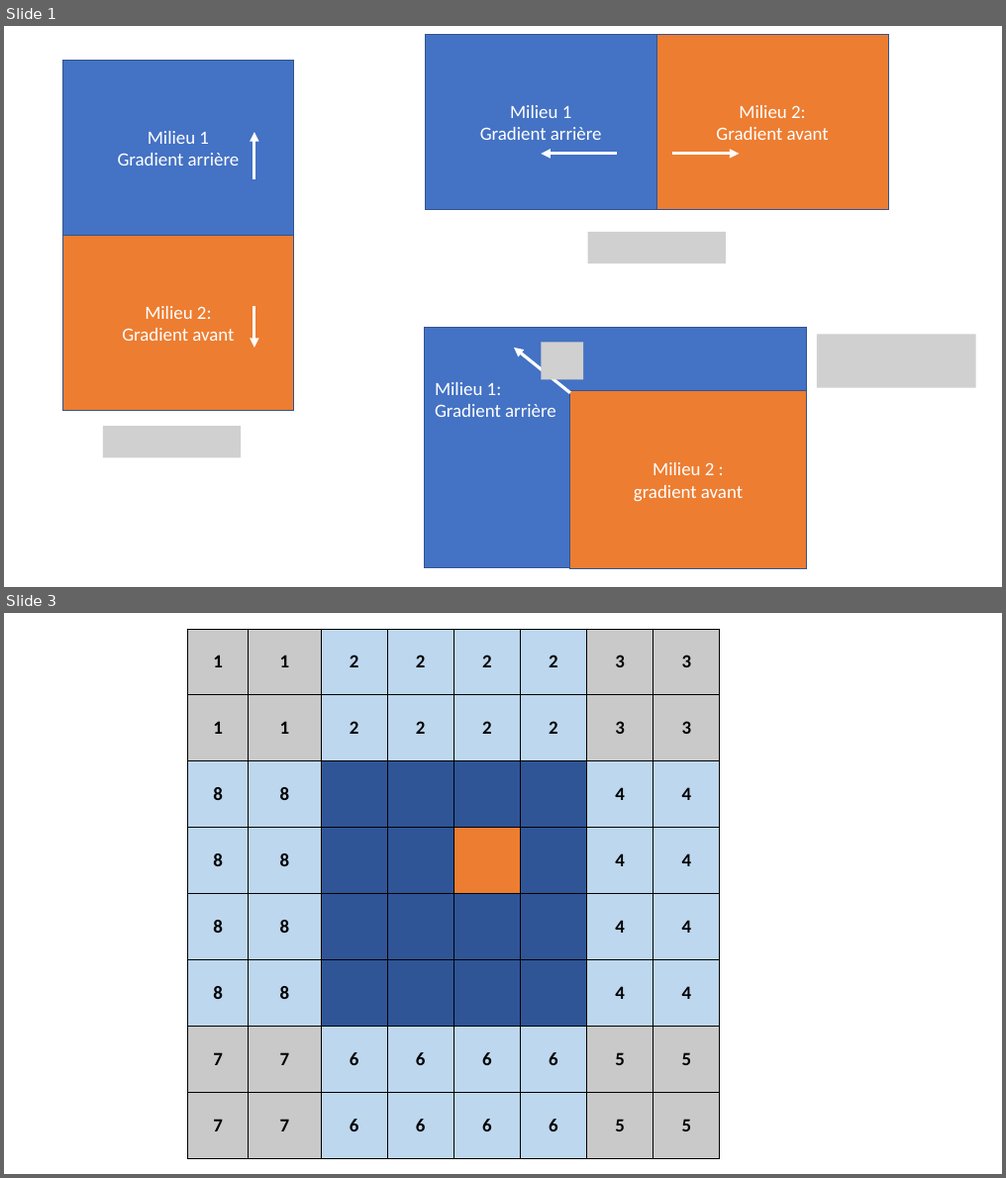
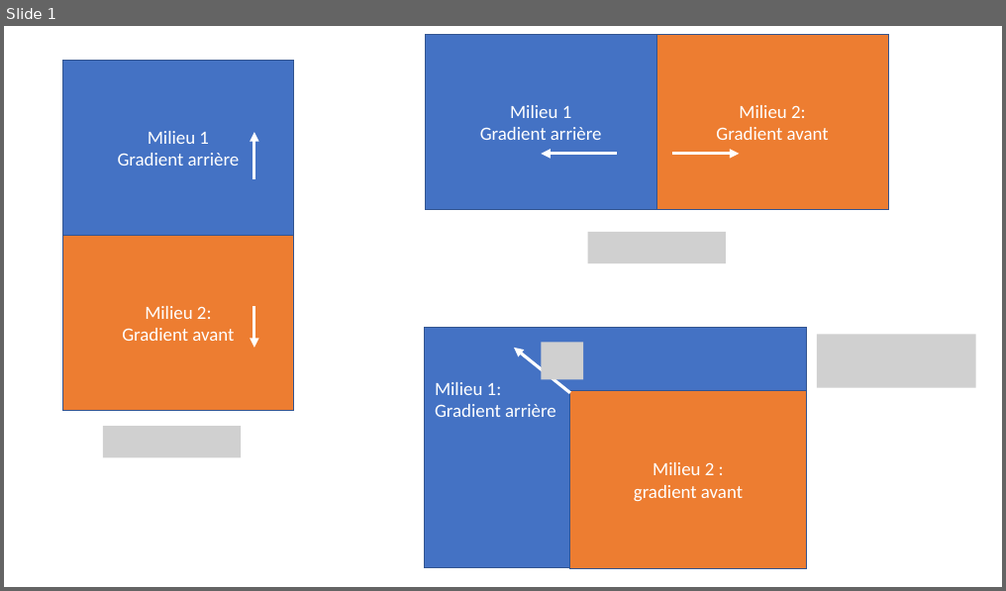
Before and after one commit to pierreluc-plt/ProjetSimulation, a slide deck: Images/Figure.pptx. Shown one above the other, each under a label of ours: slides 1 and 3 before the commit, slide 1 after it; the slides between them are not shown. The pictures are 1006x1178 and 1006x591 pixels, drawn with LibreOffice and Linux fonts; fonts in the diff are those of the drawing; grey boxes stand for pictures. Boxes give left, top, right and bottom in pixels: in the first picture for what was removed or moved away, otherwise in the second. Text is boxed around its words. In the diff, an @@ line names an element or a change of style, - is before the commit and + after.

```diff
--- a/Images/Figure.pptx
+++ b/Images/Figure.pptx
@@ slide 3 removed at (4,613,1002,1174), background #FFFFFF @@
@@ table removed at (188,629,721,1158), 8 rows, 8 columns @@
-1 | 1 | 2 | 2 | 2 | 2 | 3 | 3
-1 | 1 | 2 | 2 | 2 | 2 | 3 | 3
-8 | 8 |  |  |  |  | 4 | 4
-8 | 8 |  |  |  |  | 4 | 4
-8 | 8 |  |  |  |  | 4 | 4
-8 | 8 |  |  |  |  | 4 | 4
-7 | 7 | 6 | 6 | 6 | 6 | 5 | 5
-7 | 7 | 6 | 6 | 6 | 6 | 5 | 5
```
Also in this commit, not shown: 1 slide changed, 2 slides added, 4 other files.
